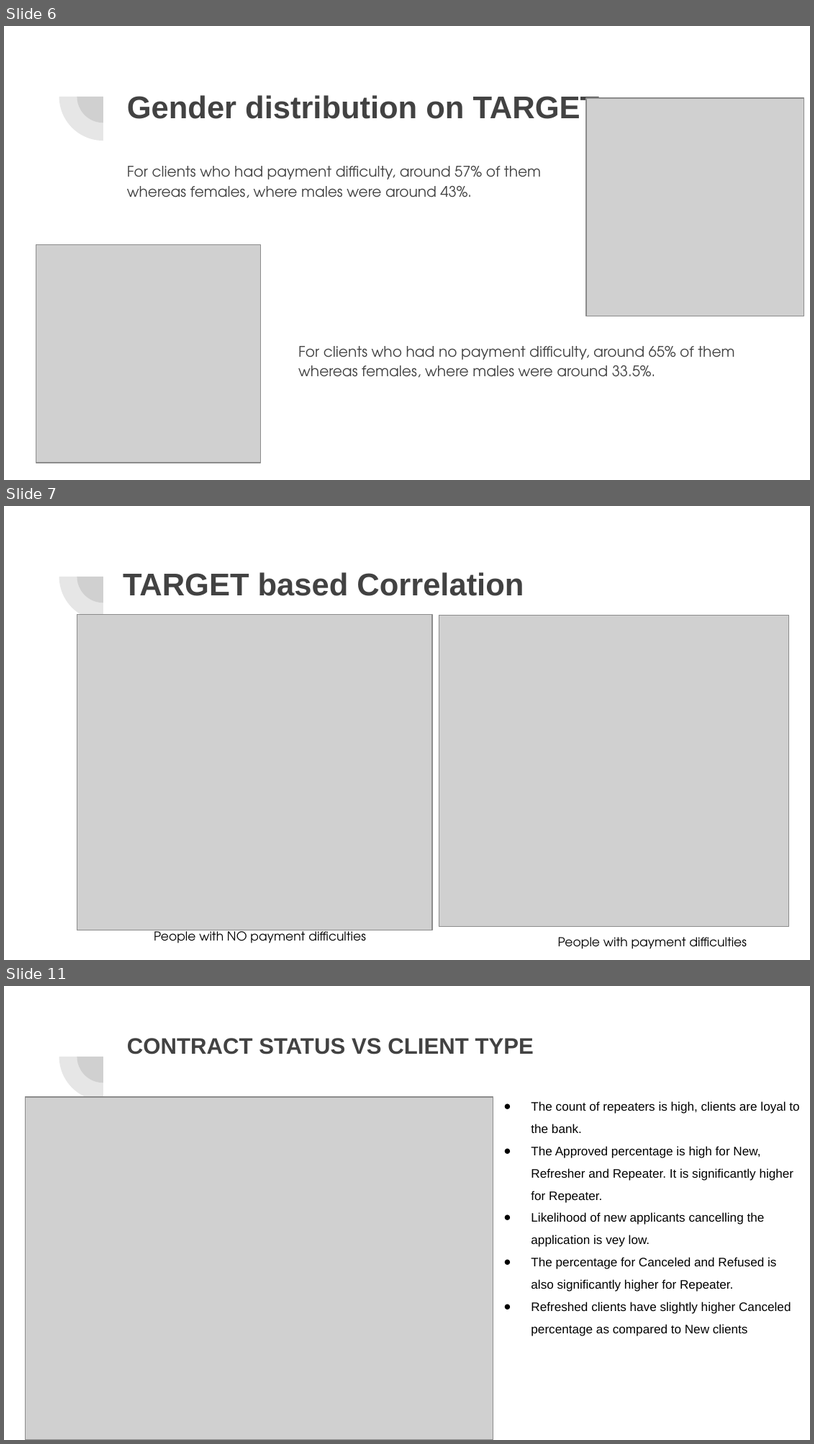
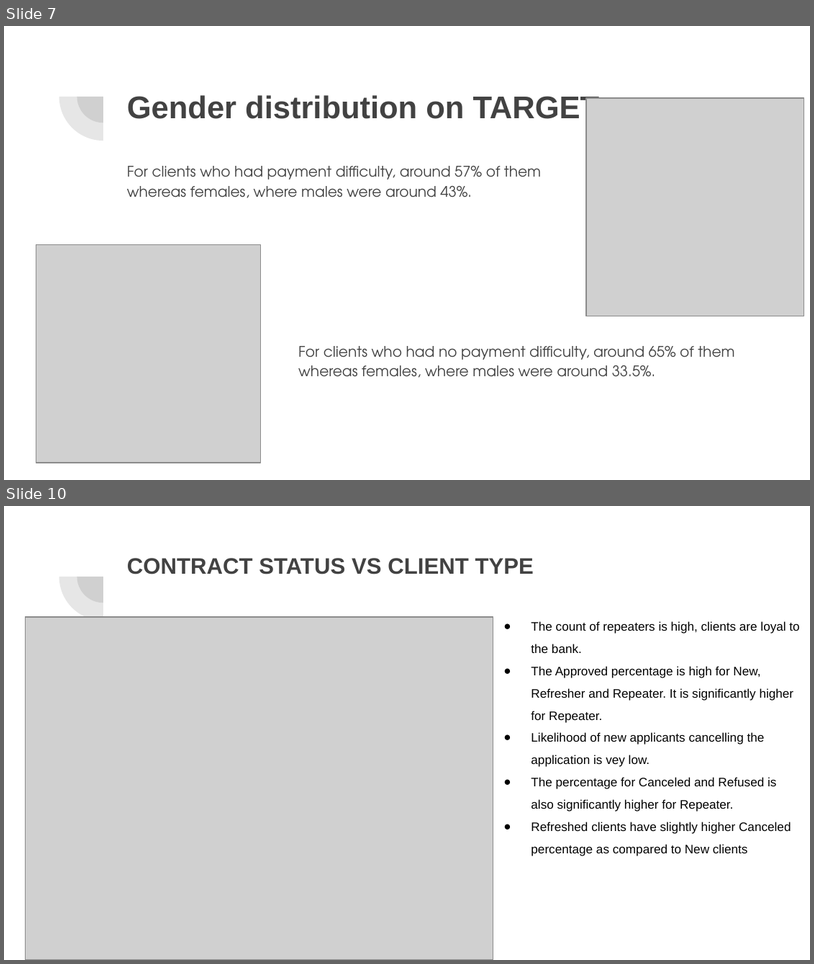
Before and after one commit to acamit/DataScience, a slide deck: Exploratory Data Analysis/Case Study/EDA Case Study -Bank Loan.pptx. Shown one above the other, each under a label of ours: slides 6, 7 and 11 before the commit, slides 7 and 10 after it; the slides between them are not shown. The pictures are 814x1444 and 814x964 pixels, drawn with LibreOffice and Linux fonts; fonts in the diff are those of the drawing; grey boxes stand for pictures. Boxes give left, top, right and bottom in pixels: in the first picture for what was removed or moved away, otherwise in the second. Text is boxed around its words. In the diff, an @@ line names an element or a change of style, - is before the commit and + after.

```diff
--- a/Exploratory Data Analysis/Case Study/EDA Case Study -Bank Loan.pptx
+++ b/Exploratory Data Analysis/Case Study/EDA Case Study -Bank Loan.pptx
@@ slide 7 removed at bbox=[4, 506, 810, 960], background #FFFFFF; not listed: 2 template elements that a slide beside it also shows @@
@@ title removed at bbox=[123, 572, 524, 596] @@
-TARGET based Correlation
@@ picture removed at bbox=[77, 615, 432, 930] @@
@@ picture removed at bbox=[439, 615, 790, 926] @@
@@ text removed at bbox=[154, 927, 366, 943] @@
-People with NO payment difficulties
@@ text removed at bbox=[558, 937, 747, 949] @@
-People with payment difficulties
@@ what was slide 6 is now slide 7 @@
@@ what was slide 11 is now slide 10 @@
```
Also in this commit, not shown: 2 slides changed, 4 slides added, 1 other slide removed, 1 other file.
